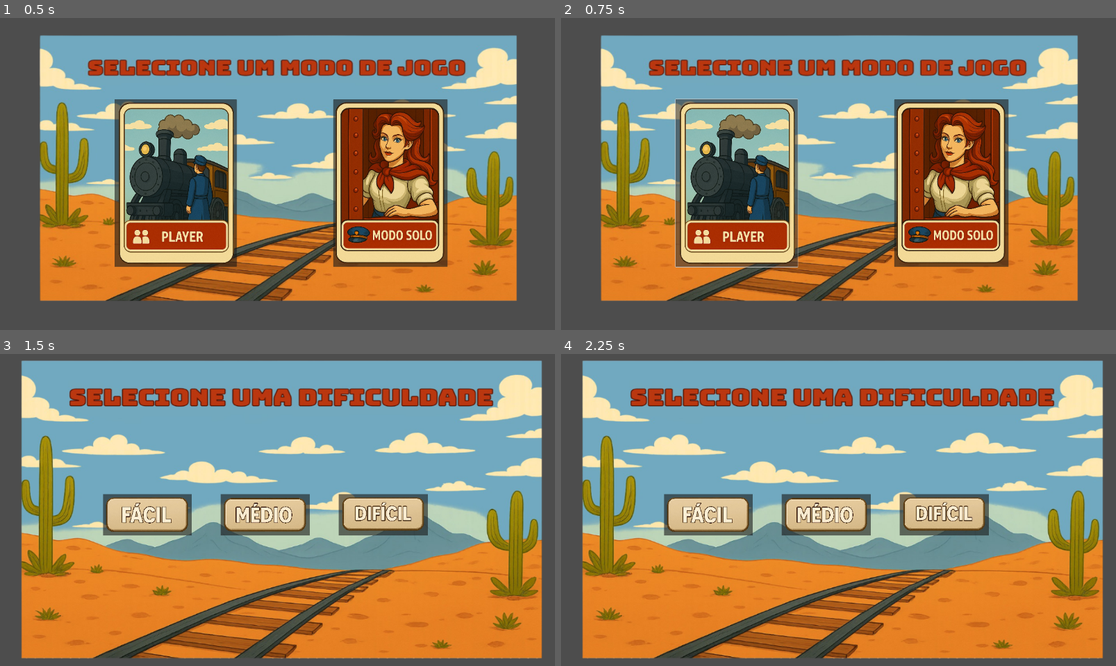
Above: before the commit, frames 1-4 (two rows, left to right).
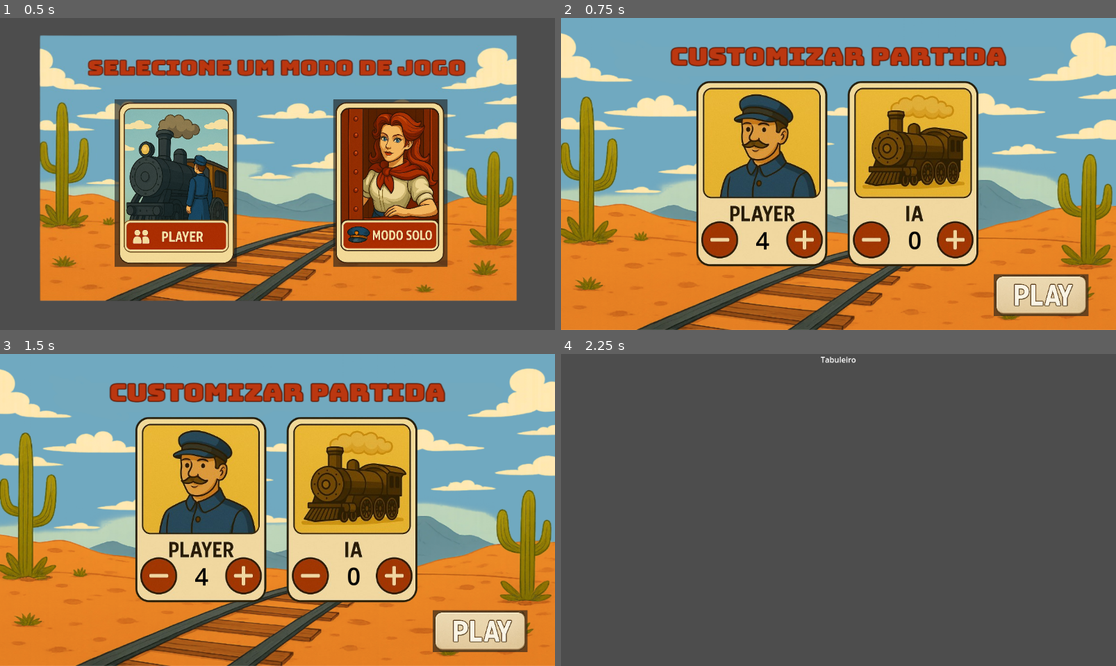
Above: after the commit, the same moments.

Repository: mauriciopollis/ticket-to-ride-es2
Game: Godot game, scene res://Scenes/menu_modo_de_jogo.tscn
The game is run twice, just before and just after one commit, with the same random seed, the same clock (stepped at 60 frames per second) and the same inputs. The project has no main scene, so this scene is started directly.
Inputs (mouse positions are in pixels of both pictures, inside the frame that each line leads up to):
- Up to frame 1 (0.5 s): no input
- Up to frame 2 (0.75 s): click (738, 183) at 0.5 s
- Up to frame 3 (1.5 s): click (388, 519) at 1.27 s
- Up to frame 4 (2.25 s): click (1038, 631) at 2.02 s

Frame 1 is identical in both runs. In frame 2, 76% of the frame differs, in the area x 0-100%, y 0-100%; in frame 3, 59%; in frame 4, 87%, in the area x 3-98%, y 0-98%.

Commit message:
implementando botão modo player

Diff:
--- a/Scenes/menu_modo_de_jogo.tscn
+++ b/Scenes/menu_modo_de_jogo.tscn
@@ -43,4 +43,5 @@
 layout_mode = 2
 icon = ExtResource("3_xe7cc")
 
+[connection signal="pressed" from="Panel/HBoxContainer/ModoPlayer" to="." method="_on_modo_player_pressed"]
 [connection signal="pressed" from="Panel/HBoxContainer/ModoSolo" to="." method="_on_modo_solo_pressed"]
--- a/Scripts/menu_modo_de_jogo.gd
+++ b/Scripts/menu_modo_de_jogo.gd
@@ -3,3 +3,7 @@
 
 func _on_modo_solo_pressed() -> void:
 	get_tree().change_scene_to_file("res://Scenes/menu_dificuldade.tscn") # Replace with function body.
+
+
+func _on_modo_player_pressed() -> void:
+	get_tree().change_scene_to_file("res://Scenes/menu_customizar.tscn")
